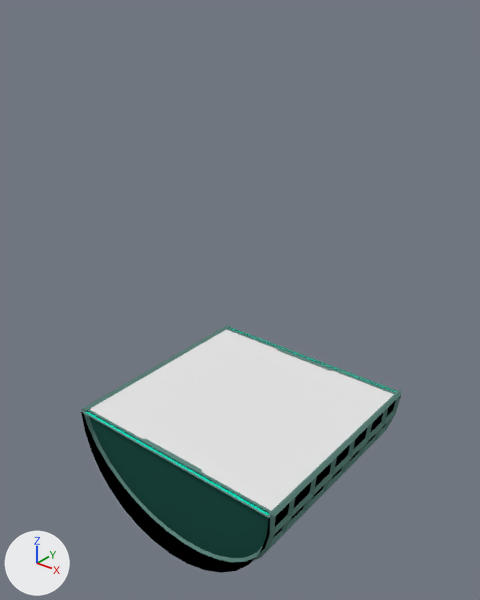
Two versions of the Blender file VILE/Assets/Models/floor_complicated.blend, one commit apart.
Both versions are drawn from a 50 mm lens placed at (15.1, -19.2, 16.8), pointed at (-0.2, -0.1, 4.9). The axes (+X, +Y, +Z) are drawn at lower left. The lights are the same throughout.

The first picture shows 'floor', 'floor_glass', 'floor_lattice', 'floor_separators', 'floor_space'.
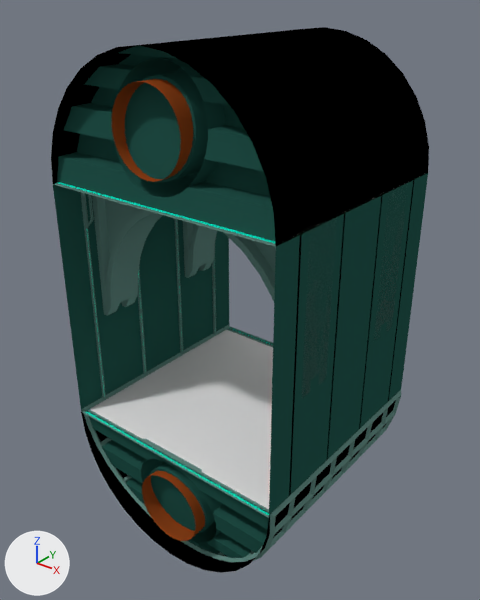
What changed in the scene script:
```text
Add mat_pipe:
    mat_pipe = diffuse_material('pipe')
    mat_pipe.base_color = (0.266, 0.0555, 0.0108)  # brown #8d431b
Add me_cylinder_005:
    me_cylinder_005.from_pydata(...)  # 64 vertices, 32 faces; spans x -1.5..1.5, y -5.0..5.0, z -4.0..-1.0
    me_cylinder_005.polygons.foreach_set('use_smooth', [True] * 32)
    me_cylinder_005.materials.append(mat_pipe)  # its picture is missing
Add me_plane:
    me_plane.from_pydata(...)  # 210 vertices, 209 faces; spans x 0.0..5.0, y -5.0..0.0, z 0.0..10.0
    me_plane.polygons.foreach_set('use_smooth', [True] * 209)
    # faces by material slot: [15, 190, 2, 2]
    me_plane.materials.append(mat_metal)  # its picture is missing
    me_plane.materials.append(mat_light_metal)  # its picture is missing
    me_plane.materials.append(mat_turquoise)  # its picture is missing
    me_plane.materials.append(mat_space)  # its picture is missing
Add me_cylinder_006:
    me_cylinder_006.from_pydata(...)  # 24 vertices, 17 faces; spans x -5.0..5.0, y -0.05..0.0, z -4.67..4.67
    me_cylinder_006.materials.append(mat_glass)  # its picture is missing
Add me_cylinder_009:
    me_cylinder_009.from_pydata(...)  # 458 vertices, 308 faces; spans x -5.0..5.0, y -5.0..0.0, z -4.8..4.8
    me_cylinder_009.polygons.foreach_set('use_smooth', [True] * 308)
    me_cylinder_009.materials.append(mat_metal)  # its picture is missing
Add ob_floor_pipe:
    ob_floor_pipe = bpy.data.objects.new('floor_pipe', me_cylinder_005)
    ob_floor_pipe.location = (0.0, 0.0, 0.0)
Add ob_wall:
    ob_wall = bpy.data.objects.new('wall', me_plane)
    ob_wall.location = (0.0, 0.0, 0.0)
    _m = ob_wall.modifiers.new('Mirror', 'MIRROR')
    _m.use_axis = (False, True, False)
Add ob_floor_glass_001:
    ob_floor_glass_001 = bpy.data.objects.new('floor_glass.001', me_cylinder_006)
    ob_floor_glass_001.location = (0.0, 0.0, 10.0)
    ob_floor_glass_001.rotation_euler = (1.571, 0.0, 0.0)  # degrees (90, 0, 0)
    ob_floor_glass_001.scale = (1.0, -1.0, 1.0)
Add ob_floor_space_001:
    ob_floor_space_001 = bpy.data.objects.new('floor_space.001', me_cylinder_002.copy())  # the mesh of ob_floor_space
    ob_floor_space_001.location = (0.0, 0.0, 10.0)
    ob_floor_space_001.rotation_euler = (1.571, 0.0, 0.0)  # degrees (90, 0, 0)
    ob_floor_space_001.scale = (1.0, -1.0, 1.0)
Add ob_floor_001:
    ob_floor_001 = bpy.data.objects.new('floor.001', me_cylinder.copy())  # the mesh of ob_floor
    ob_floor_001.location = (0.0, 0.0, 10.0)
    ob_floor_001.rotation_euler = (1.571, 0.0, 0.0)  # degrees (90, 0, 0)
    ob_floor_001.scale = (1.0, -1.0, 1.0)
Add ob_floor_separators_001:
    ob_floor_separators_001 = bpy.data.objects.new('floor_separators.001', me_cylinder_009)
    ob_floor_separators_001.location = (0.0, 0.0, 10.0)
    ob_floor_separators_001.rotation_euler = (1.571, 0.0, 0.0)  # degrees (90, 0, 0)
    ob_floor_separators_001.scale = (1.0, -1.0, 1.0)
Add ob_floor_pipe_001:
    ob_floor_pipe_001 = bpy.data.objects.new('floor_pipe.001', me_cylinder_005.copy())
    ob_floor_pipe_001.location = (0.0, 0.0, 15.0)
Add ob_wall_001:
    ob_wall_001 = bpy.data.objects.new('wall.001', me_plane.copy())
    ob_wall_001.location = (0.0, 0.0, 0.0)
    ob_wall_001.scale = (-1.0, 1.0, 1.0)
    _m = ob_wall_001.modifiers.new('Mirror', 'MIRROR')
    _m.use_axis = (False, True, False)
```

Changed parts and their boxes [x1, y1, x2, y2] in the pictures (480 x 600 px):
'floor_space.001', added: after [51, 27, 429, 246]
'wall', added: after [223, 173, 428, 517]
    faces in mat_metal (its picture is missing): [269, 173, 428, 517]
    faces in mat_light_metal (its picture is missing): [223, 187, 407, 398]
    faces in mat_space (its picture is missing): [289, 180, 414, 496]
'wall.001', added: after [53, 184, 229, 412]
    faces in mat_metal (its picture is missing): [53, 184, 229, 412]
    faces in mat_light_metal (its picture is missing): [81, 192, 217, 400]
'floor_separators.001', added: after [57, 46, 275, 242]
'floor_pipe.001', added (brown): after [111, 79, 193, 182]
'floor_pipe', added (brown): after [142, 471, 205, 541]
'floor.001', added: after [54, 182, 283, 247]
    faces in mat_light_metal (its picture is missing): [54, 183, 283, 247]
    faces in mat_turquoise (its picture is missing): [57, 182, 275, 243]
